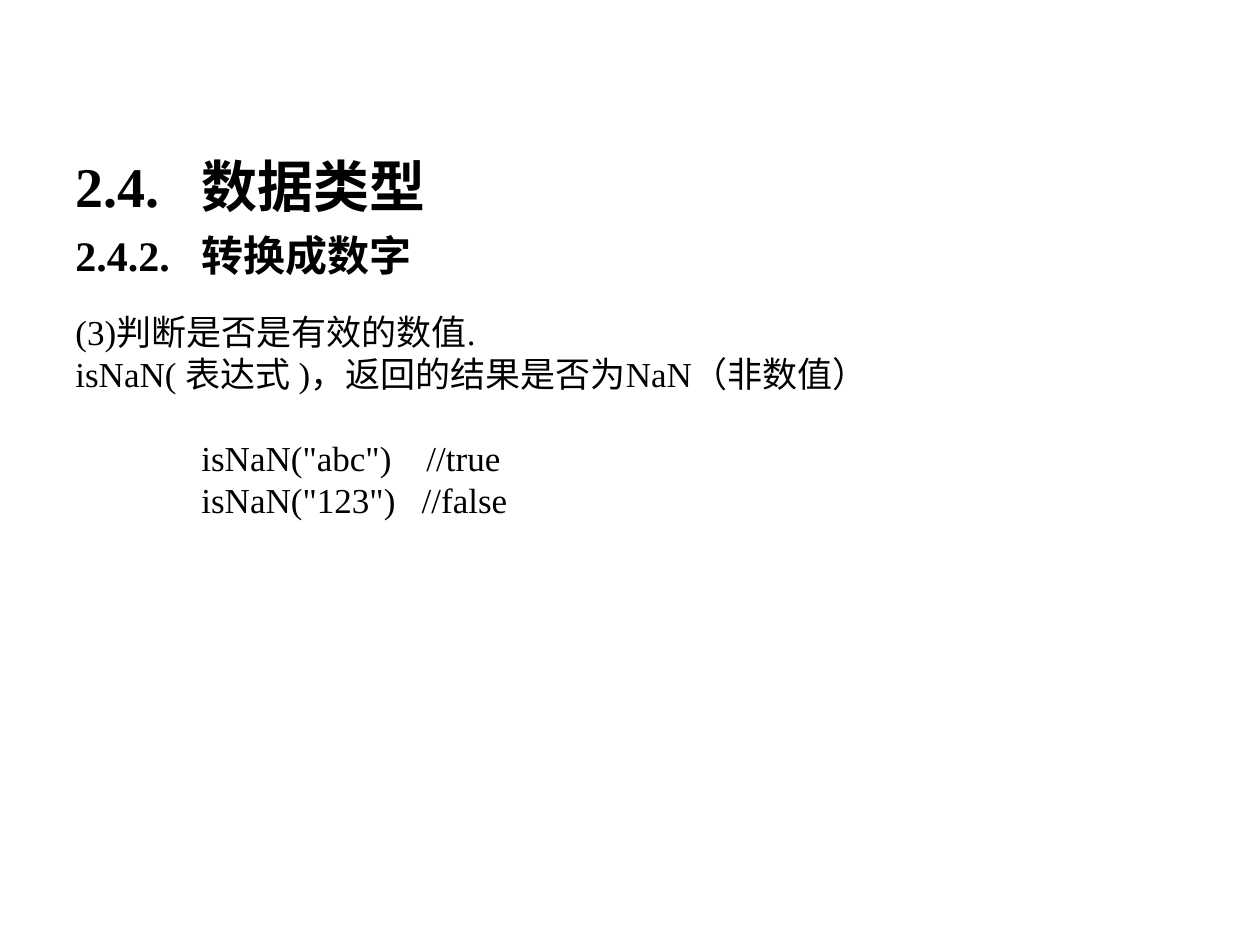
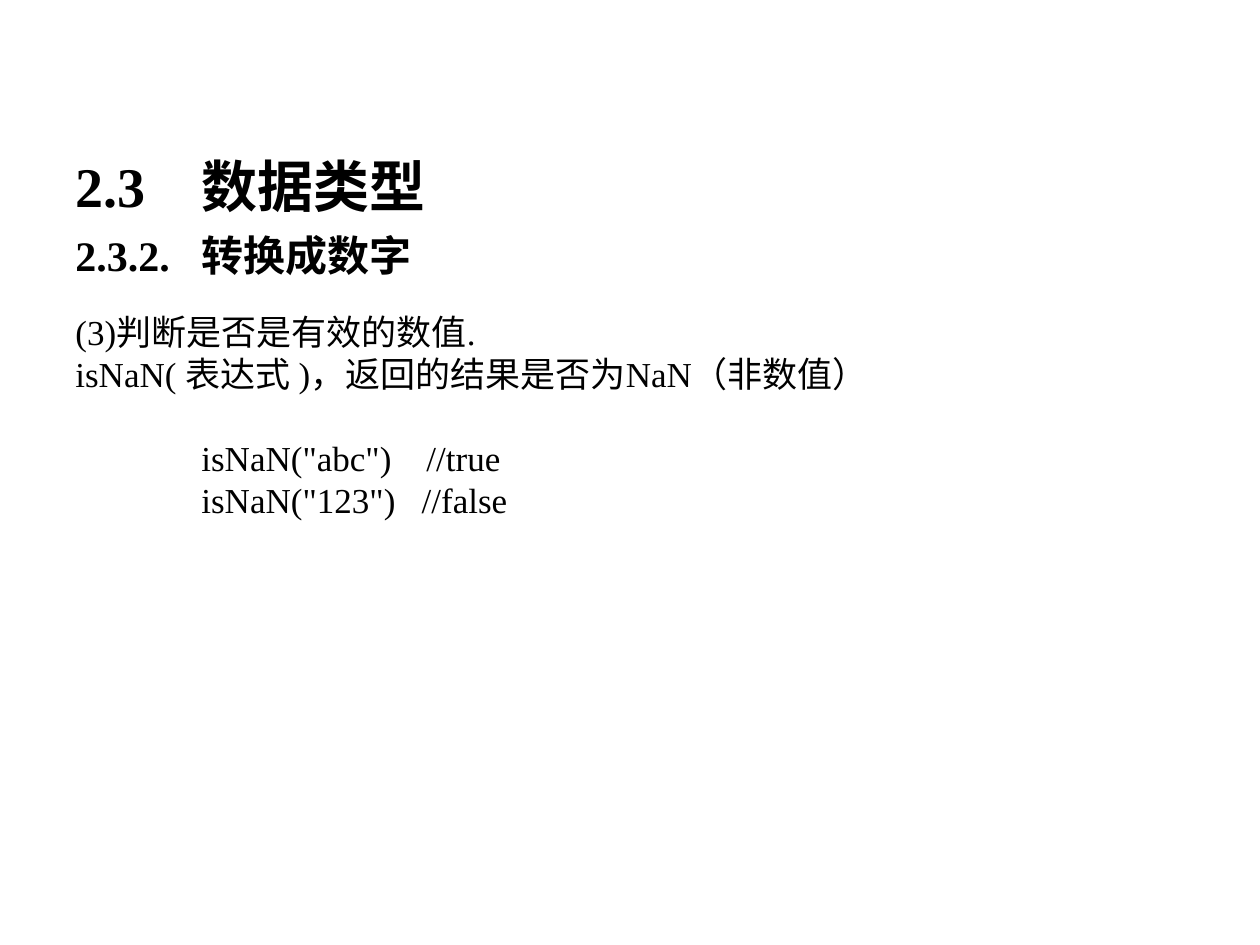
Before and after one commit to bifengganghyt/gitroot, a slide deck: slide 15 of javaweb/【0】front-end/【1】javascript/JavaScript基础.ppt. Drawn at 1260x945 pixels with LibreOffice and Linux fonts; fonts in the diff are those of the drawing; background and template pictures are left out. Boxes give left, top, right and bottom in pixels: in the first picture for what was removed or moved away, otherwise in the second. Text is boxed around its words. In the diff, an @@ line names an element or a change of style, - is before the commit and + after.

```diff
--- a/javaweb/【0】front-end/【1】javascript/JavaScript基础.ppt
+++ b/javaweb/【0】front-end/【1】javascript/JavaScript基础.ppt
@@ text at (75, 159, 425, 275): text changed @@
-2.4. 数据类型
-2.4.2. 转换成数字
+2.3 数据类型
+2.3.2. 转换成数字
```
Also in this commit, not shown: 4 other slides changed, 26 slides added, 13 slides removed, 14 other files.
